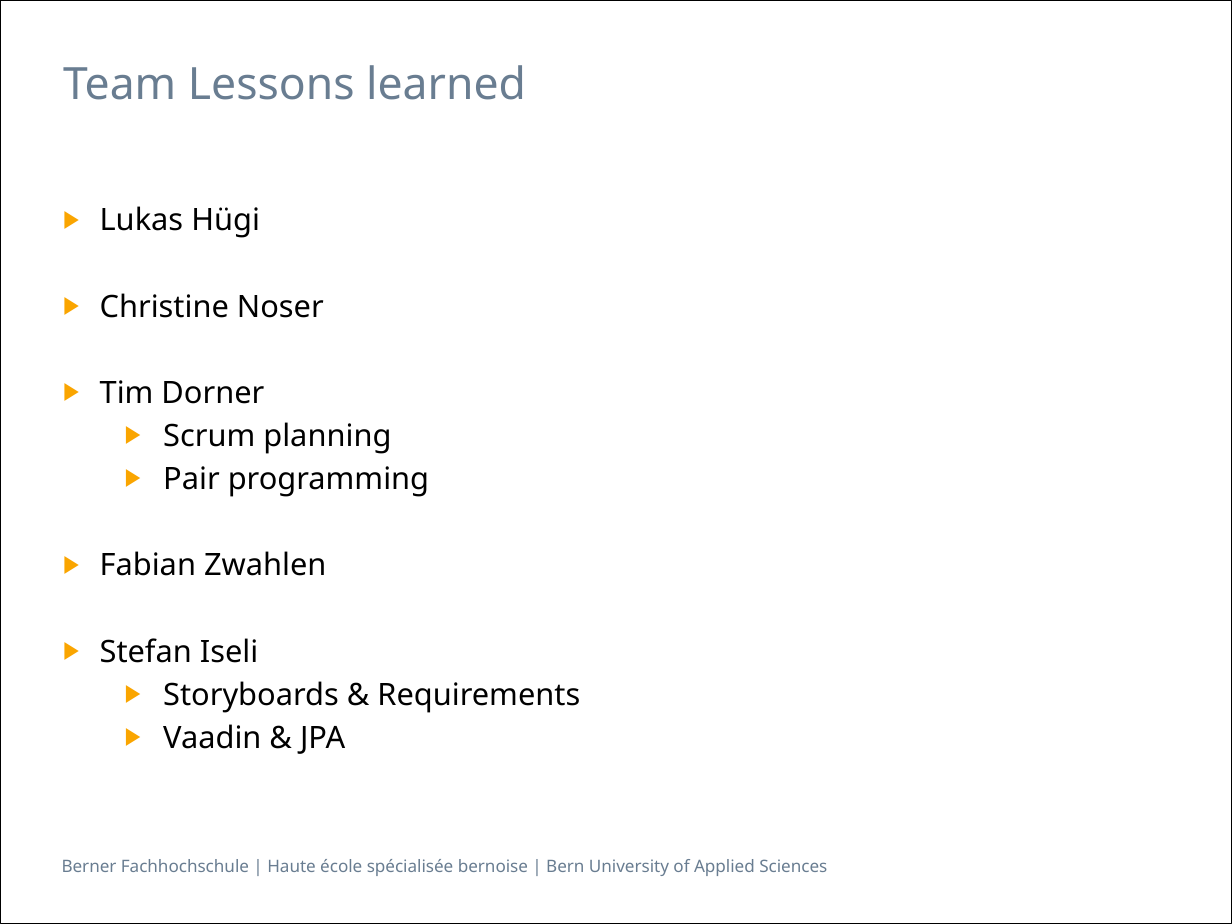
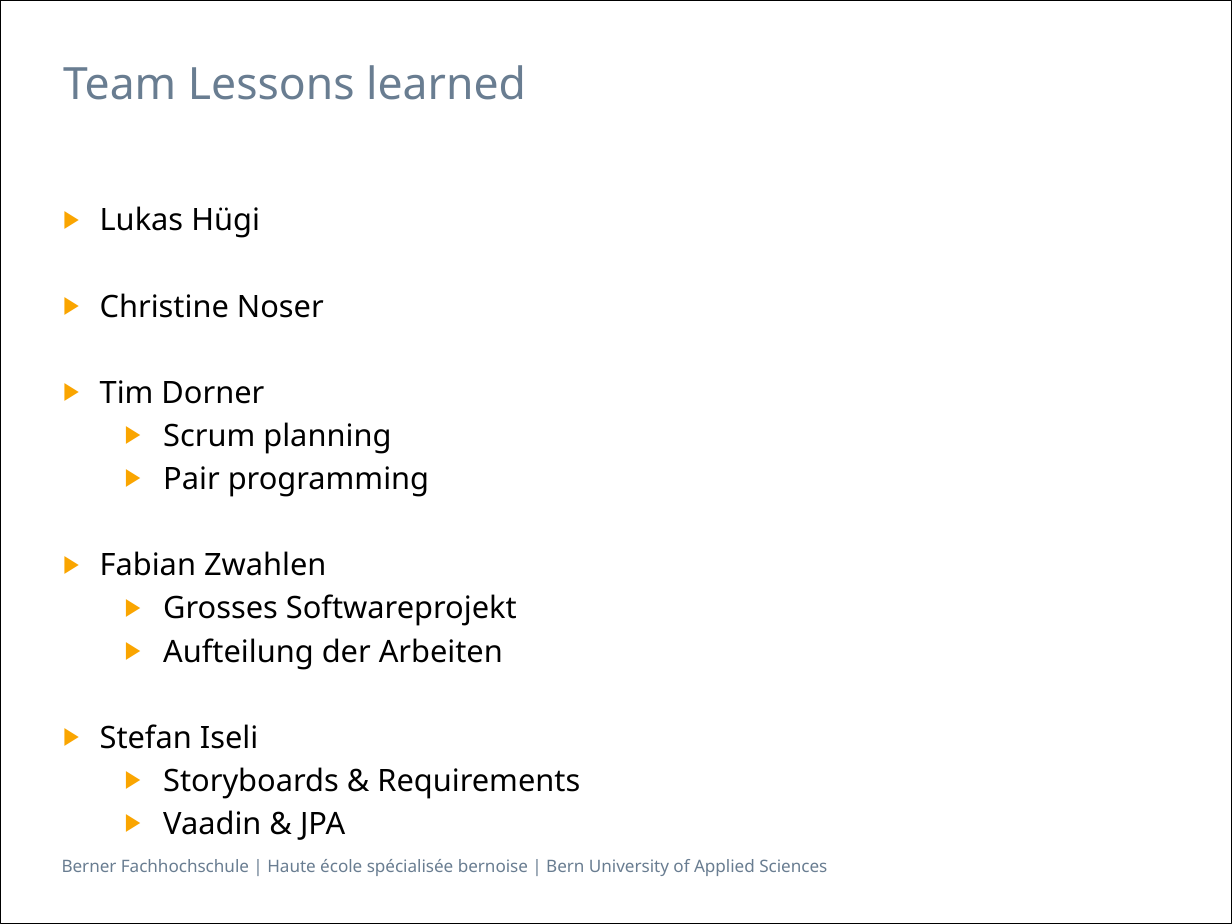
Before and after one commit to isels1/ch.bfh.btx8081.w2015.blue, a slide deck: slide 16 of doc/task14/Task14.pptx. Drawn at 1232x924 pixels with LibreOffice and Linux fonts; fonts in the diff are those of the drawing. Boxes give left, top, right and bottom in pixels: in the first picture for what was removed or moved away, otherwise in the second. Text is boxed around its words. In the diff, an @@ line names an element or a change of style, - is before the commit and + after.

```diff
--- a/doc/task14/Task14.pptx
+++ b/doc/task14/Task14.pptx
@@ text at bbox=[163, 594, 517, 670]: paragraphs added @@
+  ▶ Grosses Softwareprojekt
+  ▶ Aufteilung der Arbeiten
```
Also in this commit, not shown: 1 other slide changed.
